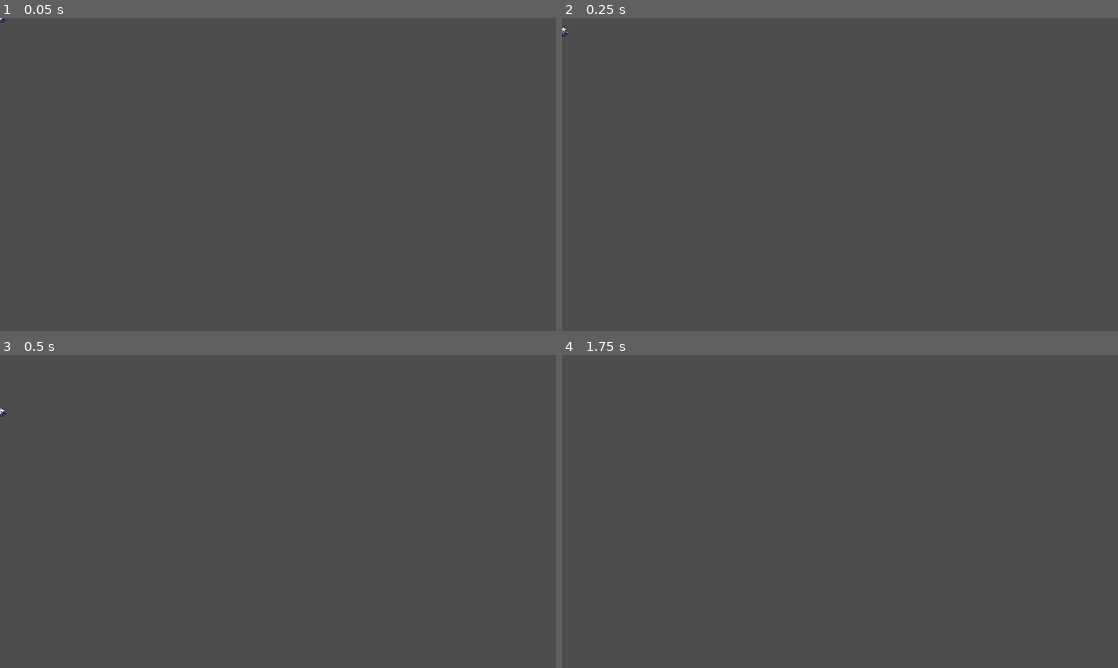
Above: before the commit, frames 1-4 (two rows, left to right).
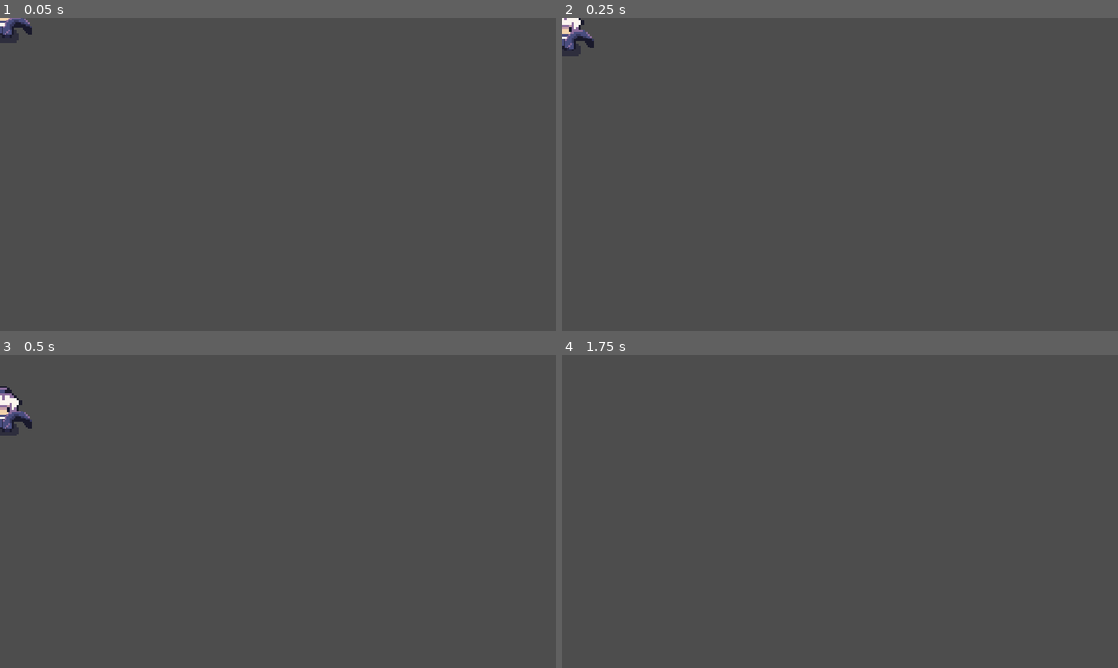
Above: after the commit, the same moments.

Repository: AlloyFoot/boomerangblr
Game: Godot game, scene res://scenes/player.tscn
The game is run twice, just before and just after one commit, with the same random seed, the same clock (stepped at 60 frames per second) and the same inputs. This scene is started directly instead of the project's main scene.
Inputs:
- Up to frame 1 (0.05 s): no input
- Up to frame 2 (0.25 s): no input
- Up to frame 3 (0.5 s): no input
- Up to frame 4 (1.75 s): tap Enter (ui_accept) at 0.5, 0.77, 1.52 s; hold Right (ui_right) from 0.53 s (still down)

The runs differ from the first frame. In frame 1, 0.3% of the frame differs, in the area x 0-6%, y 0-8%; in frame 2, 0.5%; in frame 3, 0.5%, in the area x 0-6%, y 10-26%; in frame 4, nothing differs.

Commit message:
Update player.tscn

Diff:
--- a/scenes/player.tscn
+++ b/scenes/player.tscn
@@ -57,6 +57,7 @@
 [sub_resource type="RectangleShape2D" id="RectangleShape2D_ymhcm"]
 
 [node name="Player" type="CharacterBody2D" unique_id=1188509884]
+scale = Vector2(5, 5)
 script = ExtResource("1_3vyb7")
 
 [node name="AnimatedSprite2D" type="AnimatedSprite2D" parent="." unique_id=1176201898]
